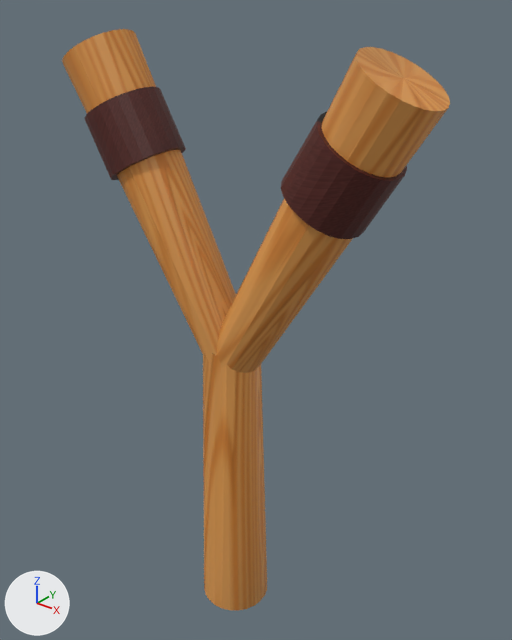
Renders of the OBJ model Hungry-Birds-Simulator/assets/Others/sling.obj from each side of a commit.
The view is the same before and after, from a camera (50 mm lens) standing at (7.59, -8.78, 12.12) and looking at (0.14, 0.54, 6.34). Every picture has the same lights, and +X, +Y and +Z are marked at lower left. Where no turn or scale is listed for an object, it has been applied to the vertices.

Objects in the first picture: 'slingID1'.
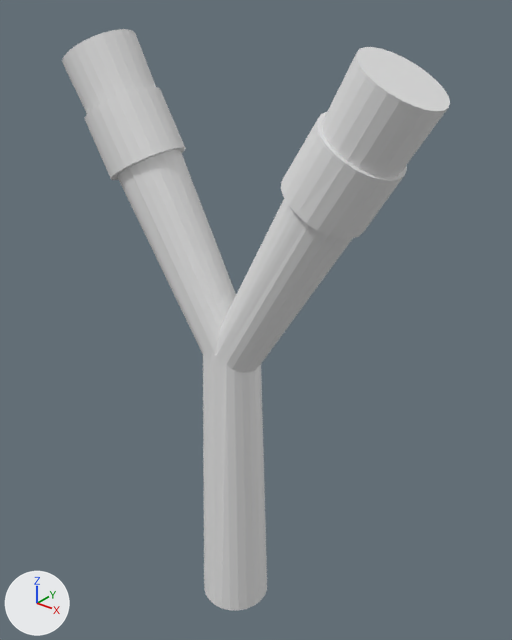
What changed in the scene script:
```text
Change me_slingid1:
    where me_slingid1.from_pydata(...)  # 249 vertices, 456 faces; spans x -3.61..3.63, y -0.72..0.74, z -0.01..11.3
    remove me_slingid1.materials.append(mat_material)  # picture img_hungrytexture_png
```

Pixel boxes [x1, y1, x2, y2] of what changed, in the pictures (512 x 640 px):
'slingID1', recoloured (brown to grey)
    both: [62, 29, 450, 610]
